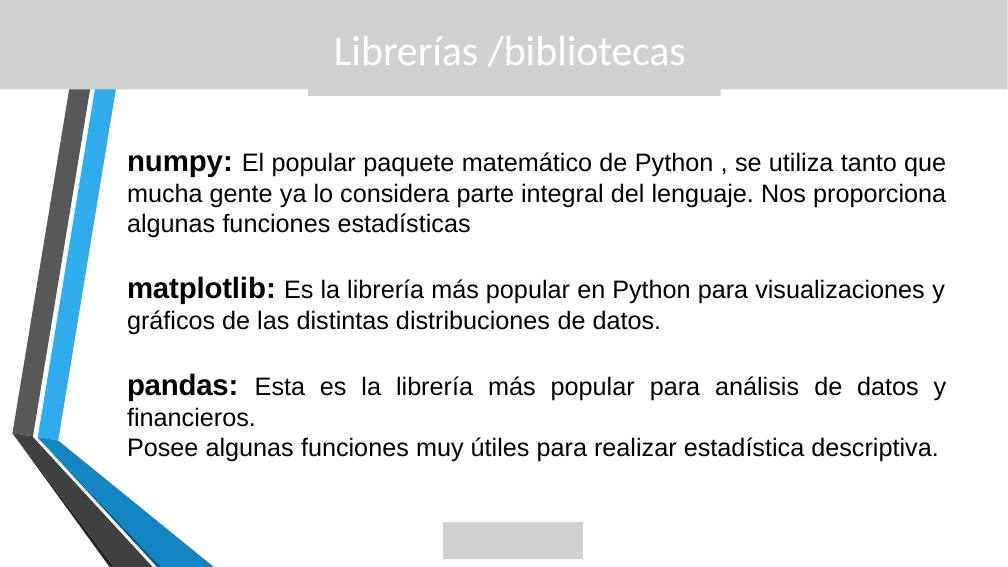
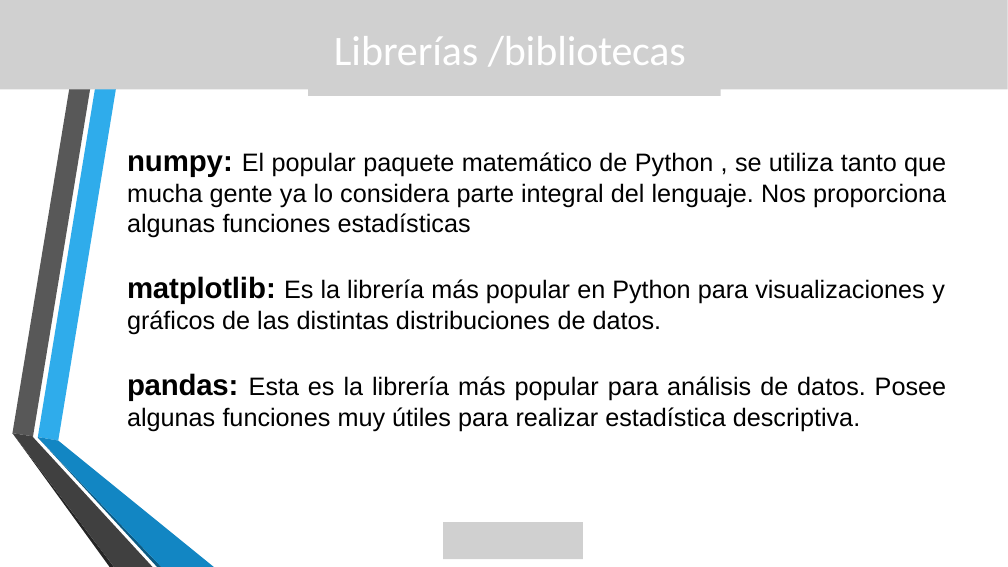
Before and after one commit to lizetheP/Programacion, a slide deck: slide 3 of CalendarioAgo2022/presentaciones/9_GraficasMatplotlib.pptx. Drawn at 1008x567 pixels with LibreOffice and Linux fonts; fonts in the diff are those of the drawing; grey boxes stand for pictures; background and template pictures are left out. Boxes give left, top, right and bottom in pixels: in the first picture for what was removed or moved away, otherwise in the second. Text is boxed around its words. In the diff, an @@ line names an element or a change of style, - is before the commit and + after.

```diff
--- a/CalendarioAgo2022/presentaciones/9_GraficasMatplotlib.pptx
+++ b/CalendarioAgo2022/presentaciones/9_GraficasMatplotlib.pptx
@@ text at box(127, 373, 946, 431): text changed @@
-pandas: Esta es la librería más popular para análisis de datos y financieros.
-Posee algunas funciones muy útiles para realizar estadística descriptiva.
+pandas: Esta es la librería más popular para análisis de datos. Posee algunas funciones muy útiles para realizar estadística descriptiva.
```
Also in this commit, not shown: 1 other file.
